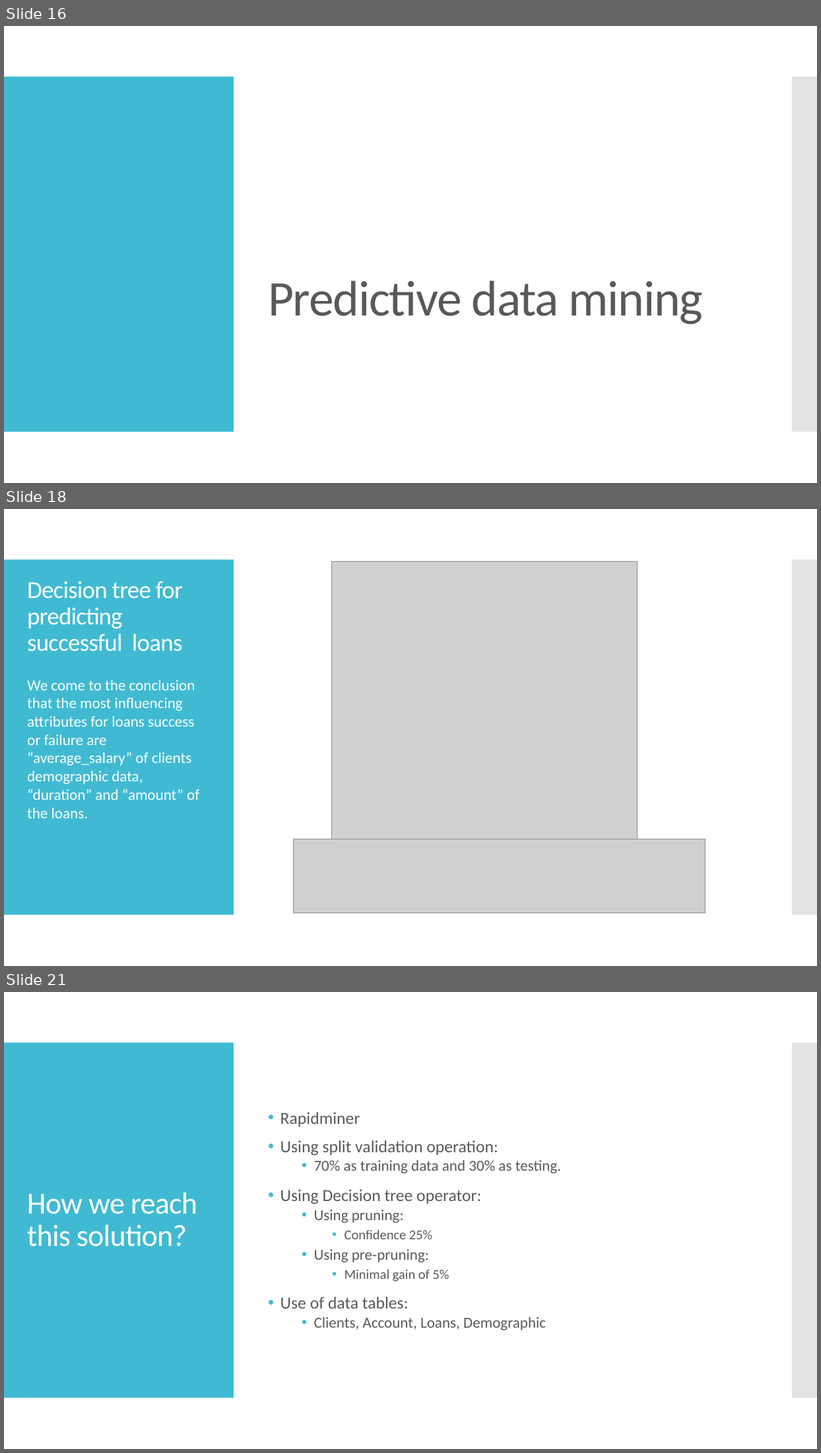
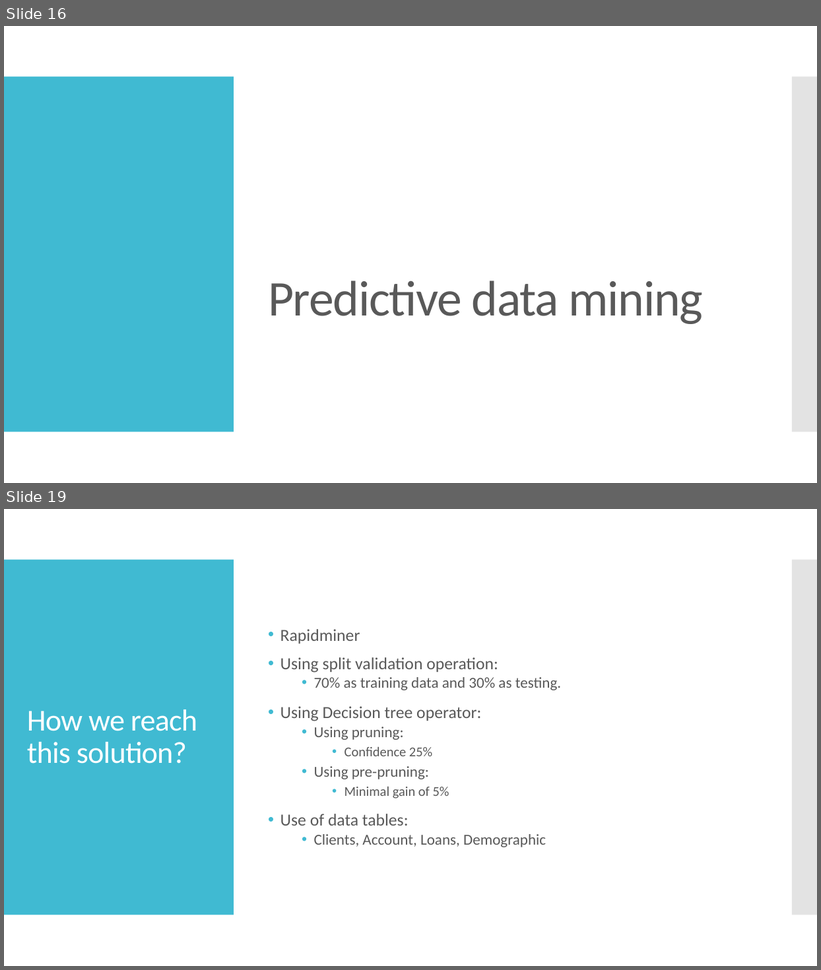
Before and after one commit to jpdias/banking-dm-case-study, a slide deck: Banking Data Mining.pptx. Shown one above the other, each under a label of ours: slides 16, 18 and 21 before the commit, slides 16 and 19 after it; the slides between them are not shown. The pictures are 821x1453 and 821x970 pixels, drawn with LibreOffice and Linux fonts; fonts in the diff are those of the drawing; grey boxes stand for pictures. Boxes give left, top, right and bottom in pixels: in the first picture for what was removed or moved away, otherwise in the second. Text is boxed around its words. In the diff, an @@ line names an element or a change of style, - is before the commit and + after.

```diff
--- a/Banking Data Mining.pptx
+++ b/Banking Data Mining.pptx
@@ slide 18 removed at (x1=4, y1=509, x2=817, y2=966), background #FFFFFF; not listed: 2 template elements that a slide beside it also shows @@
@@ picture removed at (x1=332, y1=561, x2=637, y2=853) @@
@@ title removed at (x1=27, y1=581, x2=183, y2=652) @@
-Decision tree for predicting successful loans
@@ text removed at (x1=27, y1=680, x2=199, y2=819) @@
-We come to the conclusion that the most influencing attributes for loans success or failure are “average_salary” of clients demographic data, “duration” and “amount” of the loans.
@@ picture removed at (x1=294, y1=839, x2=706, y2=914) @@
@@ what was slide 21 is now slide 19 @@
```
Also in this commit, not shown: 3 slides changed, 1 other slide removed, 2 other files.
